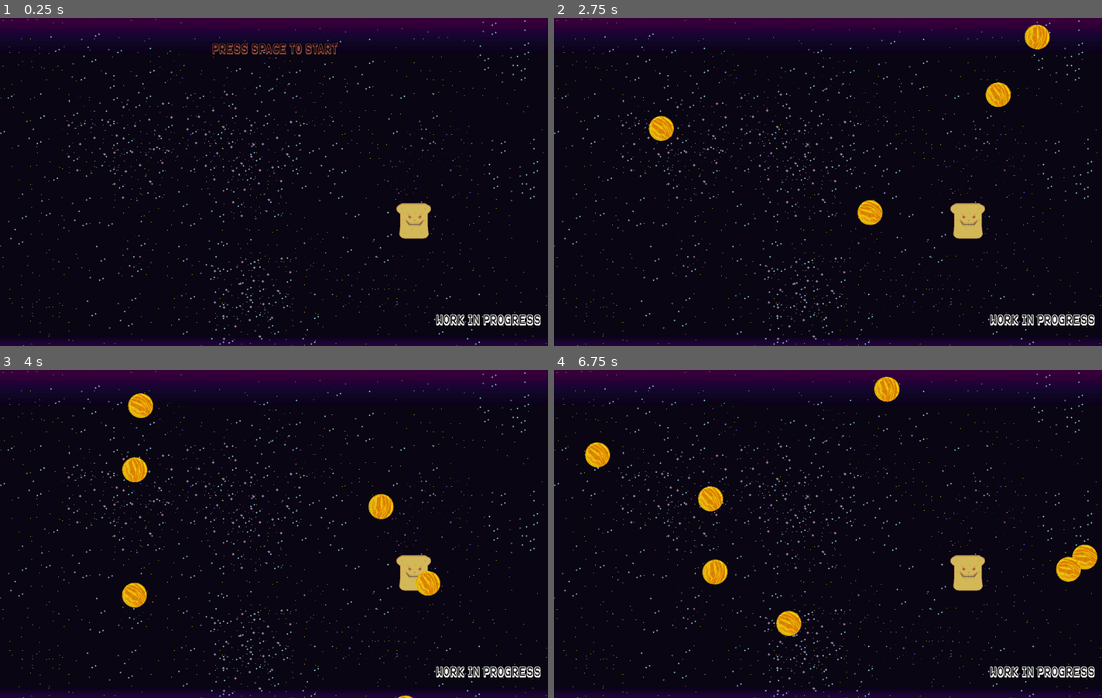
Above: before the commit, frames 1-4 (two rows, left to right).
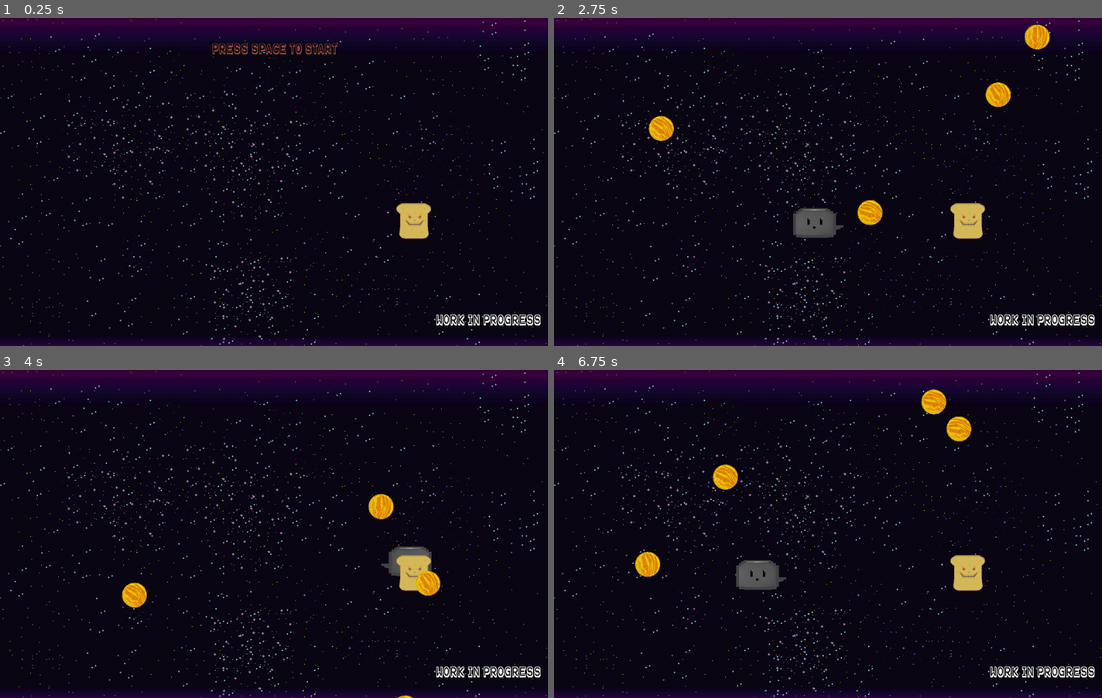
Above: after the commit, the same moments.

Repository: val-h/project-a
Game: Godot game, scene res://levels/test.tscn
Same seed, same stepped clock (60 frames per second), same inputs: the game is played once before the commit and once after it.
Inputs:
- Up to frame 1 (0.25 s): no input
- Up to frame 2 (2.75 s): tap Space (start_game) at 0.5, 1.35 s; hold Space (start_game) 0.53-1.28 s; hold D (move_right) 0.53-2.03 s; tap W (move_up) at 0.77, 1.52 s; hold A (move_left) from 2.03 s (still down); hold Space (start_game) from 2.03 s (still down)
- Up to frame 3 (4 s): release A (move_left) at 2.78 s; release Space (start_game) at 2.78 s; hold D (move_right) from 2.78 s (still down); tap Space (start_game) at 2.85, 3.5 s; tap W (move_up) at 3.02, 3.77 s; hold Space (start_game) from 3.53 s (still down)
- Up to frame 4 (6.75 s): release D (move_right) at 4.28 s; release Space (start_game) at 4.28 s; hold A (move_left) 4.28-5.03 s; tap Space (start_game) at 4.35, 5.85, 6.5 s; tap W (move_up) at 4.52, 6.02 s; hold D (move_right) 5.03-5.78 s; hold Space (start_game) 5.03-5.78 s; hold A (move_left) from 5.78 s (still down); hold Space (start_game) from 6.53 s (still down)

The runs differ from the first frame. In frame 1, less than 0.1% of the frame differs, in the area x 14-51%, y 12-31%; in frame 2, 0.7%; in frame 3, 0.9%; in frame 4, 3.8%, in the area x 5-100%, y 2-82%.

Commit message:
random update

Diff:
--- a/Project A/Scripts/Node.gd
+++ b/Project A/Scripts/Node.gd
@@ -45,7 +45,7 @@
 	playing	= true
 	emit_signal("playing")
 
-func _game_over():
+func game_over():
 	mob_timer.stop()
 
 	# Music
--- a/Project A/levels/GroundBlock.tscn
+++ b/Project A/levels/GroundBlock.tscn
@@ -1,13 +1,11 @@
-[gd_scene load_steps=4 format=2]
+[gd_scene load_steps=3 format=2]
 
 [ext_resource path="res://art/textures/space/space texture1.png" type="Texture" id=1]
-[ext_resource path="res://charecters/Player-physics.tscn" type="PackedScene" id=2]
 
 [sub_resource type="RectangleShape2D" id=1]
 extents = Vector2( 32.4731, 31.2346 )
 
 [node name="StaticBody2D" type="StaticBody2D"]
-position = Vector2( 158.495, 514.405 )
 __meta__ = {
 "_edit_group_": true
 }
@@ -17,6 +15,3 @@
 
 [node name="ground" type="Sprite" parent="."]
 texture = ExtResource( 1 )
-
-[node name="Player" parent="." instance=ExtResource( 2 )]
-position = Vector2( -8.86948, -135.594 )
--- /dev/null
+++ b/Project A/levels/PhysicsLevel.tscn
@@ -0,0 +1,14 @@
+[gd_scene load_steps=2 format=2]
+
+[ext_resource path="res://levels/GroundBlock.tscn" type="PackedScene" id=1]
+
+[node name="Node2D" type="Node2D"]
+
+[node name="StaticBody2D" parent="." instance=ExtResource( 1 )]
+position = Vector2( 81.2617, 508.923 )
+
+[node name="StaticBody2D" parent="StaticBody2D" instance=ExtResource( 1 )]
+position = Vector2( 58.0724, 4.41058 )
+
+[node name="StaticBody2D2" parent="StaticBody2D" instance=ExtResource( 1 )]
+position = Vector2( 118.35, 15.437 )
--- a/Project A/levels/SpaceLevel.tscn
+++ /dev/null
@@ -1,69 +0,0 @@
-[gd_scene load_steps=10 format=2]
-
-[ext_resource path="res://Scripts/SpaceLevel.gd" type="Script" id=1]
-[ext_resource path="res://charecters/PlanetMob.tscn" type="PackedScene" id=2]
-[ext_resource path="res://space_tileset.tres" type="TileSet" id=3]
-[ext_resource path="res://stars_tileset.tres" type="TileSet" id=4]
-[ext_resource path="res://levels/Player.gd" type="Script" id=5]
-[ext_resource path="res://art/charecters/toaster.png" type="Texture" id=6]
-[ext_resource path="res://WIP.tscn" type="PackedScene" id=7]
-
-
-[sub_resource type="CapsuleShape2D" id=1]
-radius = 26.2115
-height = 22.7919
-
-[sub_resource type="Curve2D" id=2]
-_data = {
-"points": PoolVector2Array( 0, 0, 0, 0, 0, 0, 0, 0, 0, 0, 640, 0, 0, 0, 0, 0, 10, 0, 0, 0, 0, 0, 10, 0 )
-}
-
-[node name="SpaceLevel" type="Node2D"]
-script = ExtResource( 1 )
-Mob = ExtResource( 2 )
-
-[node name="Layer0" type="TileMap" parent="."]
-tile_set = ExtResource( 3 )
-format = 1
-tile_data = PoolIntArray( 0, 11, 0, 1, 11, 0, 2, 11, 0, 3, 11, 0, 4, 11, 0, 5, 11, 0, 6, 11, 0, 7, 11, 0, 8, 11, 0, 9, 11, 0, 65536, 3, 0, 65537, 3, 0, 65538, 3, 0, 65539, 3, 0, 65540, 3, 0, 65541, 3, 0, 65542, 3, 0, 65543, 3, 0, 65544, 3, 0, 65545, 3, 0, 131072, 3, 0, 131073, 6, 0, 131074, 9, 0, 131075, 3, 0, 131076, 3, 0, 131077, 3, 0, 131078, 3, 0, 131079, 3, 0, 131080, 3, 0, 131081, 3, 0, 196608, 3, 0, 196609, 3, 0, 196610, 10, 0, 196611, 3, 0, 196612, 3, 0, 196613, 3, 0, 196614, 9, 0, 196615, 10, 0, 196616, 3, 0, 196617, 3, 0, 262144, 3, 0, 262145, 3, 0, 262146, 3, 0, 262147, 3, 0, 262148, 3, 0, 262149, 3, 0, 262150, 10, 0, 262151, 6, 0, 262152, 10, 0, 262153, 3, 0, 327680, 4, 0, 327681, 4, 0, 327682, 4, 0, 327683, 4, 0, 327684, 4, 0, 327685, 4, 0, 327686, 4, 0, 327687, 7, 0, 327688, 4, 0, 327689, 4, 0 )
-
-[node name="Layer1" type="TileMap" parent="."]
-tile_set = ExtResource( 4 )
-cell_size = Vector2( 16, 16 )
-format = 1
-tile_data = PoolIntArray( 0, 2, 0, 65546, 2, 0, 65551, 3, 0, 196636, 2, 0, 196644, 2, 0, 262166, 2, 0, 327684, 1, 0, 327713, 3, 0, 458767, 2, 0, 524317, 2, 0, 524323, 2, 0, 589825, 2, 0, 655370, 2, 0, 655377, 1, 0, 983054, 2, 0, 983061, 2, 0, 983074, 2, 0, 983075, 2, 0, 1114112, 3, 0, 1114116, 2, 0, 1114135, 1, 0, 1179657, 2, 0 )
-
-[node name="Player" type="RigidBody2D" parent="."]
-position = Vector2( 240, 240 )
-gravity_scale = 4.0
-custom_integrator = true
-script = ExtResource( 5 )
-__meta__ = {
-"_edit_group_": true
-}
-
-[node name="Sprite" type="Sprite" parent="Player"]
-texture = ExtResource( 6 )
-
-[node name="CollisionShape2D" type="CollisionShape2D" parent="Player"]
-position = Vector2( 7, 0 )
-rotation = 1.5708
-shape = SubResource( 1 )
-
-[node name="WIP" parent="." instance=ExtResource( 7 )]
-
-[node name="MobSpawner" type="Path2D" parent="."]
-curve = SubResource( 2 )
-__meta__ = {
-"_edit_group_": true
-}
-
-[node name="MobLocation" type="PathFollow2D" parent="MobSpawner"]
-
-[node name="StartPosition" type="Position2D" parent="."]
-position = Vector2( 240, 240 )
-
-[node name="MobTimer" type="Timer" parent="."]
-wait_time = 0.5
-autostart = true
-[connection signal="timeout" from="MobTimer" to="." method="_on_MobTimer_timeout"]
--- a/Project A/levels/test.tscn
+++ b/Project A/levels/test.tscn
@@ -154,3 +154,4 @@
 [node name="CollisionShape2D" type="CollisionShape2D" parent="Area2D"]
 [connection signal="playing" from="." to="Pause" method="_on_Main_playing"]
 [connection signal="timeout" from="MobTimer" to="." method="_on_MobTimer_timeout"]
+[connection signal="hit" from="Player" to="." method="game_over"]
Not shown: 1 places in Project A/levels/test.tscn that only renumber resources
